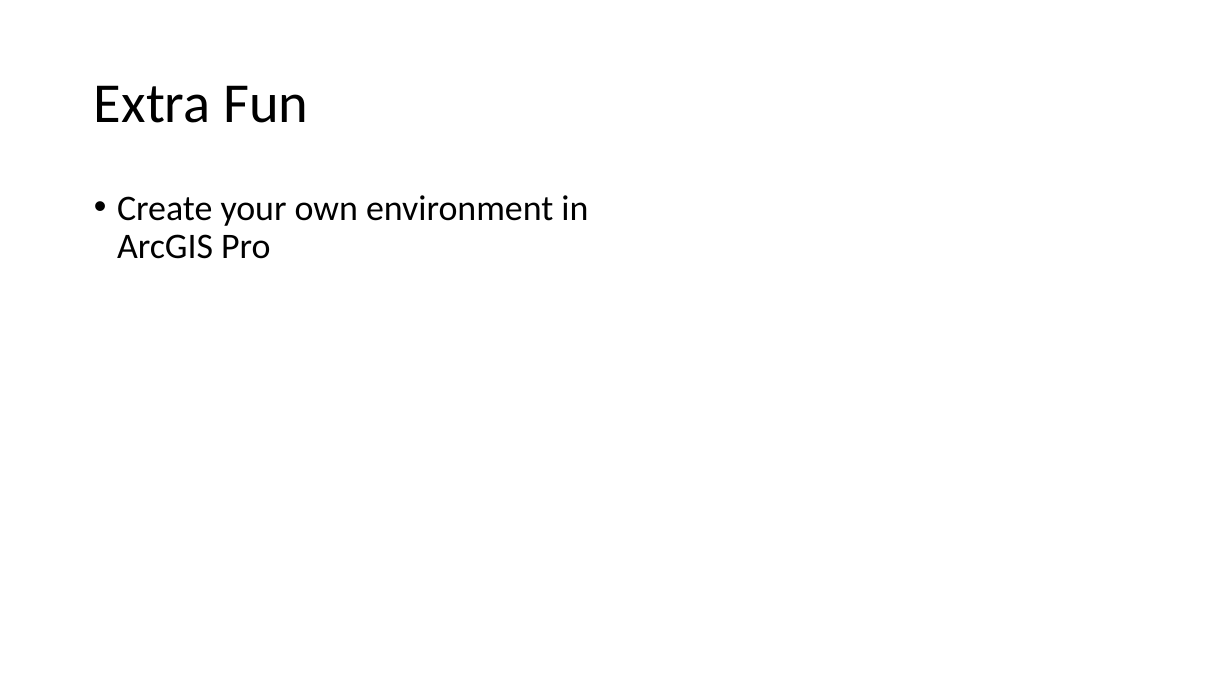
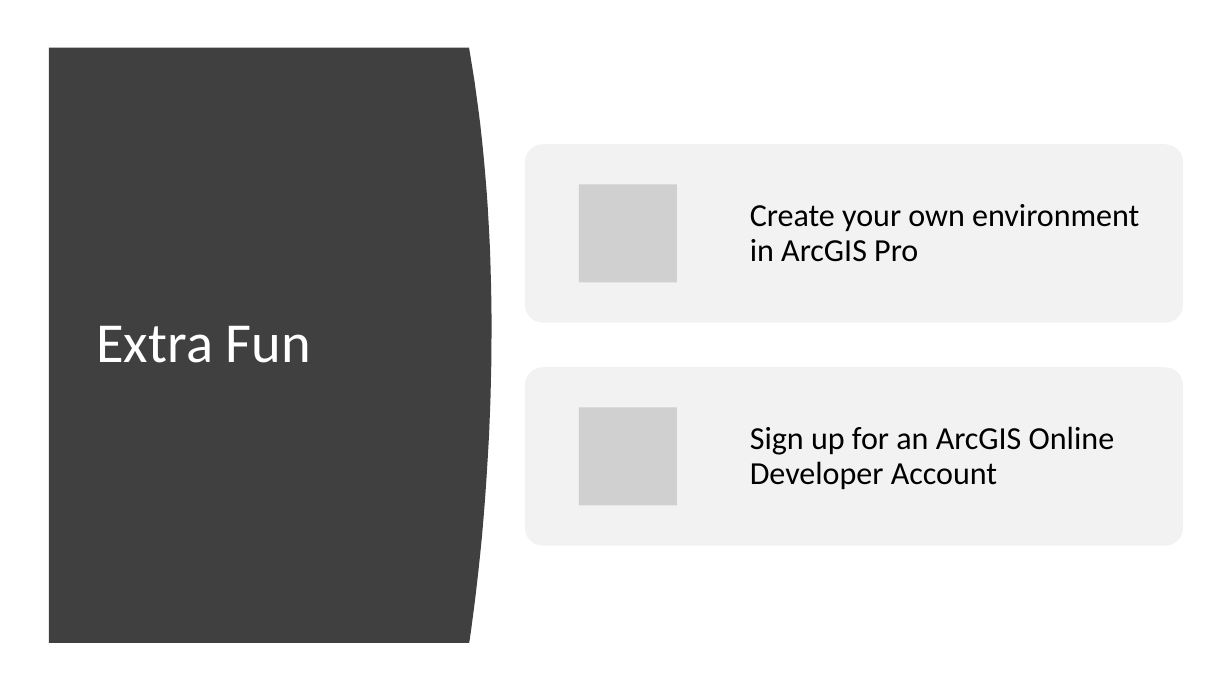
Before and after one commit to DanCranford/Workshop_Intermediate_1, a slide deck: slide 6 of Workshop 1.pptx. Drawn at 1232x693 pixels with LibreOffice and Linux fonts; fonts in the diff are those of the drawing; grey boxes stand for pictures. Boxes give left, top, right and bottom in pixels: in the first picture for what was removed or moved away, otherwise in the second. Text is boxed around its words. In the diff, an @@ line names an element or a change of style, - is before the commit and + after.

```diff
--- a/Workshop 1.pptx
+++ b/Workshop 1.pptx
@@ freeform shape added at [49, 48, 492, 643], fill #404040 @@
@@ title "Extra Fun": place and size @@
-title "Extra Fun" at [94, 85, 308, 123]
+title "Extra Fun" at [96, 325, 311, 363]
@@ title "Extra Fun" at [96, 325, 311, 363]: text colour #000000 to #FFFFFF @@
@@ text "Create your own environment in ...": place and size @@
-text "Create your own environment in ..." at [117, 195, 588, 259]
+text "Create your own environment in ..." at [750, 204, 1139, 262]
@@ text "Create your own environment in ..." at [750, 204, 1139, 262]: size 28 to 25 pt; bullet • to none; less space between paragraphs; vertical alignment top to middle @@
@@ group added at [525, 144, 1183, 545]: 2 rounded rectangles, 2 pictures, 1 text @@
+Sign up for an ArcGIS Online Developer Account
```
Also in this commit, not shown: 4 other slides changed, 2 slides added, 1 other file.
